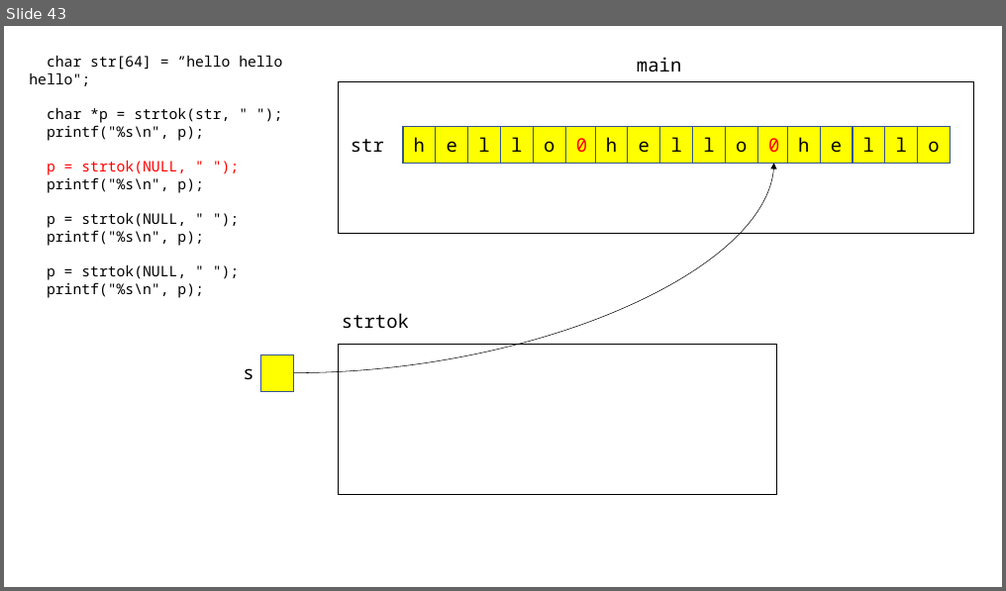
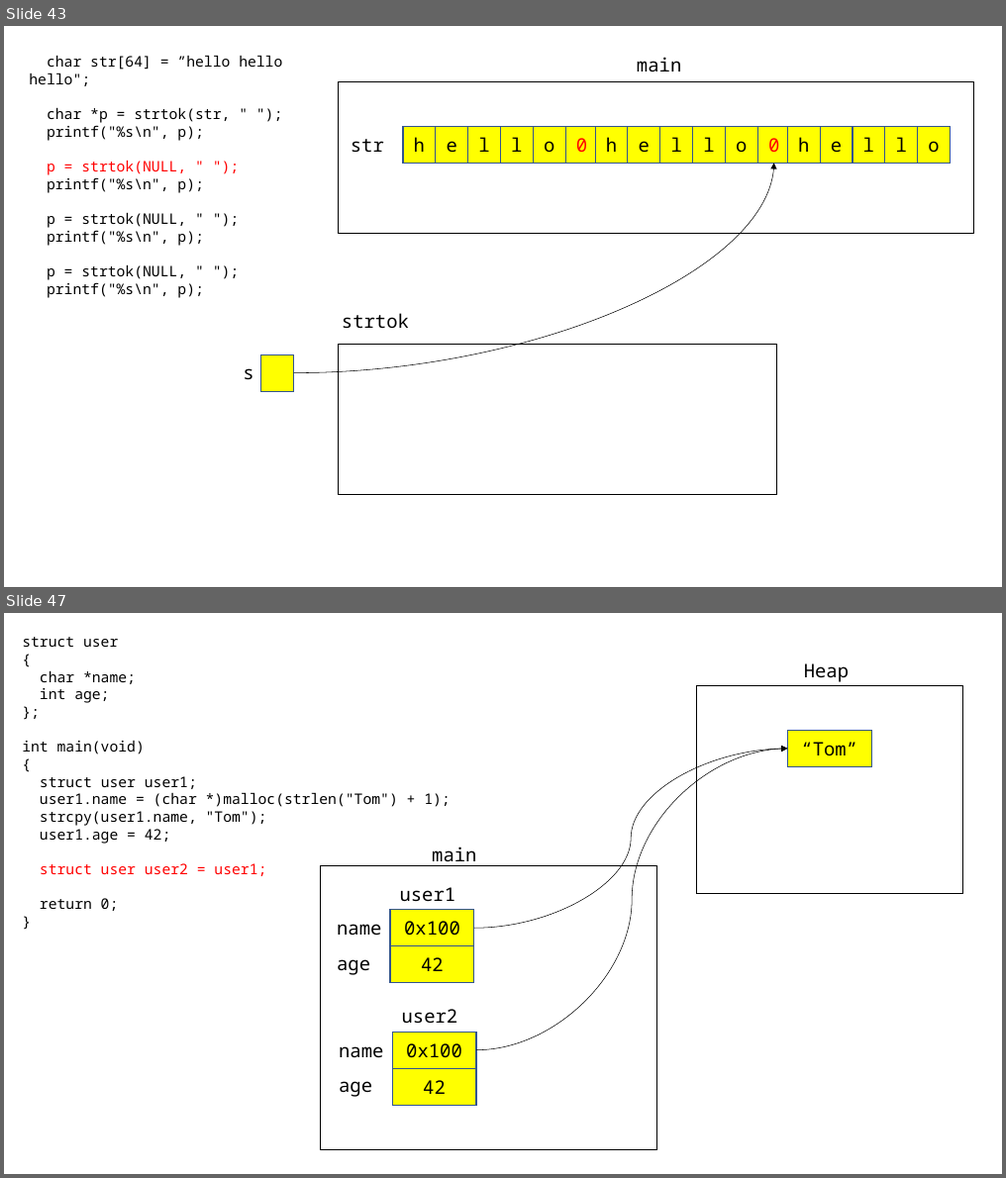
Before and after one commit to Seyoung9304/hyundai_swip, a slide deck: 230216.pptx. Shown one above the other, each under a label of ours: slide 43 before the commit, slides 43 and 47 after it; the slides between them are not shown. The pictures are 1006x591 and 1006x1178 pixels, drawn with LibreOffice and Linux fonts; fonts in the diff are those of the drawing. Boxes give left, top, right and bottom in pixels: in the first picture for what was removed or moved away, otherwise in the second. Text is boxed around its words. In the diff, an @@ line names an element or a change of style, - is before the commit and + after.

```diff
--- a/230216.pptx
+++ b/230216.pptx
@@ slide 47 added at [4, 613, 1002, 1174], background #FFFFFF @@
@@ text added at [22, 637, 450, 911], 14 pt, text #000000 @@
+struct user
+{
+char *name;
+int age;
+};
+int main(void)
+{
+struct user user1;
+user1.name = (char *)malloc(strlen("Tom") + 1);
+strcpy(user1.name, "Tom");
+user1.age = 42;
+struct user user2 = user1;
+return 0;
+}
@@ text added at [804, 663, 848, 682], 18 pt, text #000000 @@
+Heap
@@ rectangle added at [696, 685, 963, 894], fill #FFFFFF, outline #000000 1 pt @@
@@ rectangle added at [788, 731, 871, 767], fill #FFFF00, outline #325491 1 pt, 18 pt, text #000000 @@
+“Tom”
@@ curved arrow added from (474, 928) to (788, 749), #000000 0.5 pt @@
@@ curved arrow added from (476, 1051) to (788, 749), #000000 0.5 pt @@
@@ text added at [432, 847, 476, 866], 18 pt, text #000000 @@
+main
@@ rectangle added at [321, 866, 656, 1151], fill #FFFFFF, outline #000000 1 pt @@
@@ text added at [400, 887, 456, 902], 18 pt, text #000000 @@
+user1
@@ text added at [337, 924, 381, 936], 18 pt, text #000000 @@
+name
@@ rectangle added at [390, 910, 474, 947], fill #FFFF00, outline #325491 1 pt, 18 pt, text #000000 @@
+0x100
@@ text added at [337, 959, 370, 975], 18 pt, text #000000 @@
+age
@@ rectangle added at [390, 947, 474, 983], fill #FFFF00, outline #325491 1 pt, 18 pt, text #000000 @@
+42
@@ text added at [402, 1009, 458, 1024], 18 pt, text #000000 @@
+user2
@@ text added at [339, 1047, 383, 1059], 18 pt, text #000000 @@
+name
@@ rectangle added at [392, 1032, 476, 1069], fill #FFFF00, outline #325491 1 pt, 18 pt, text #000000 @@
+0x100
@@ text added at [339, 1081, 372, 1097], 18 pt, text #000000 @@
+age
@@ rectangle added at [392, 1069, 476, 1106], fill #FFFF00, outline #325491 1 pt, 18 pt, text #000000 @@
+42
```
Also in this commit, not shown: 5 other slides added, 1 other file.
